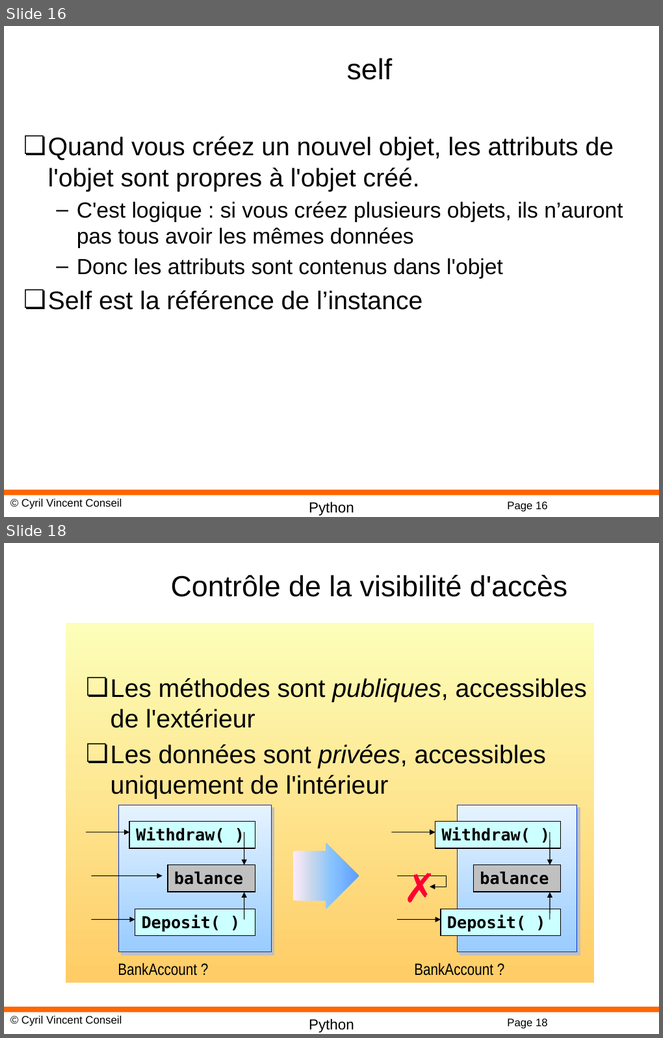
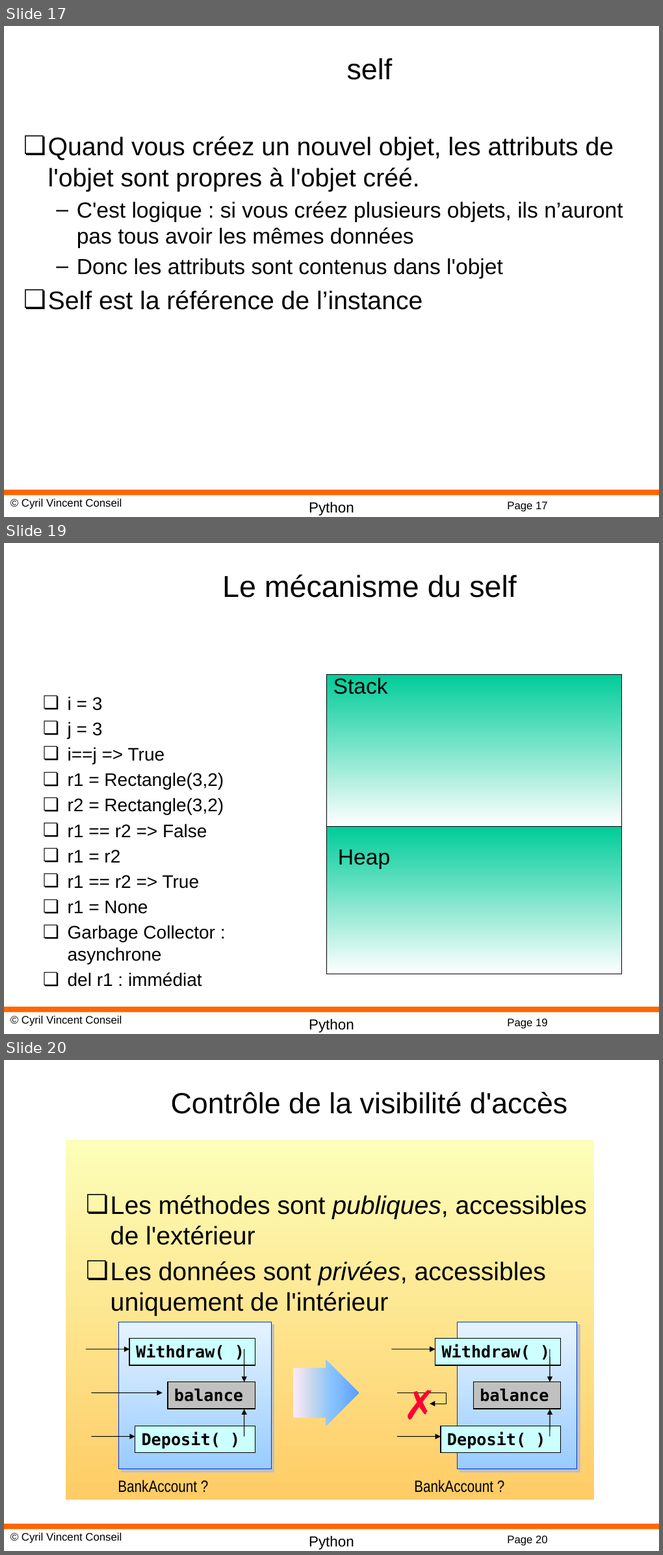
Before and after one commit to cyrilvincent/python, a slide deck: ppt/Python08-OO.pptx. Shown one above the other, each under a label of ours: slides 16 and 18 before the commit, slides 17, 19 and 20 after it; the slides between them are not shown. The pictures are 663x1038 and 663x1555 pixels, drawn with LibreOffice and Linux fonts; fonts in the diff are those of the drawing; background and template pictures are left out. Boxes give left, top, right and bottom in pixels: in the first picture for what was removed or moved away, otherwise in the second. Text is boxed around its words. In the diff, an @@ line names an element or a change of style, - is before the commit and + after.

```diff
--- a/ppt/Python08-OO.pptx
+++ b/ppt/Python08-OO.pptx
@@ slide 19 added at (4, 543, 659, 1034), background #FFFFFF; not listed: 4 template elements that a slide beside it also shows @@
@@ title added at (222, 574, 516, 598), 33.2 pt, text #000000 @@
+Le mécanisme du self
@@ rectangle added at (327, 674, 623, 826), fill gradient #00CC99 to #FFFFFF, outline #000000 0.75 pt @@
@@ text added at (334, 678, 388, 694), 24 pt, text #000000 @@
+Stack
@@ text added at (68, 696, 224, 964), 20 pt, text #000000 @@
+❏ i = 3
+❏ j = 3
+❏ i==j => True
+❏ r1 = Rectangle(3,2)
+❏ r2 = Rectangle(3,2)
+❏ r1 == r2 => False
+❏ r1 = r2
+❏ r1 == r2 => True
+❏ r1 = None
+❏ Garbage Collector : asynchrone
+❏ del r1 : immédiat
@@ rectangle added at (327, 826, 623, 974), fill gradient #00CC99 to #FFFFFF, outline #000000 0.75 pt @@
@@ text added at (338, 850, 390, 869), 24 pt, text #000000 @@
+Heap
@@ what was slide 16 is now slide 17 @@
@@ page number at (507, 502, 548, 512): text changed @@
-Page 16
+Page 17
@@ what was slide 18 is now slide 20 @@
@@ page number at (507, 1536, 548, 1546): text changed @@
-Page 18
+Page 20
```
Also in this commit, not shown: 3 slides changed, 10 other slides added, 51 other files.
